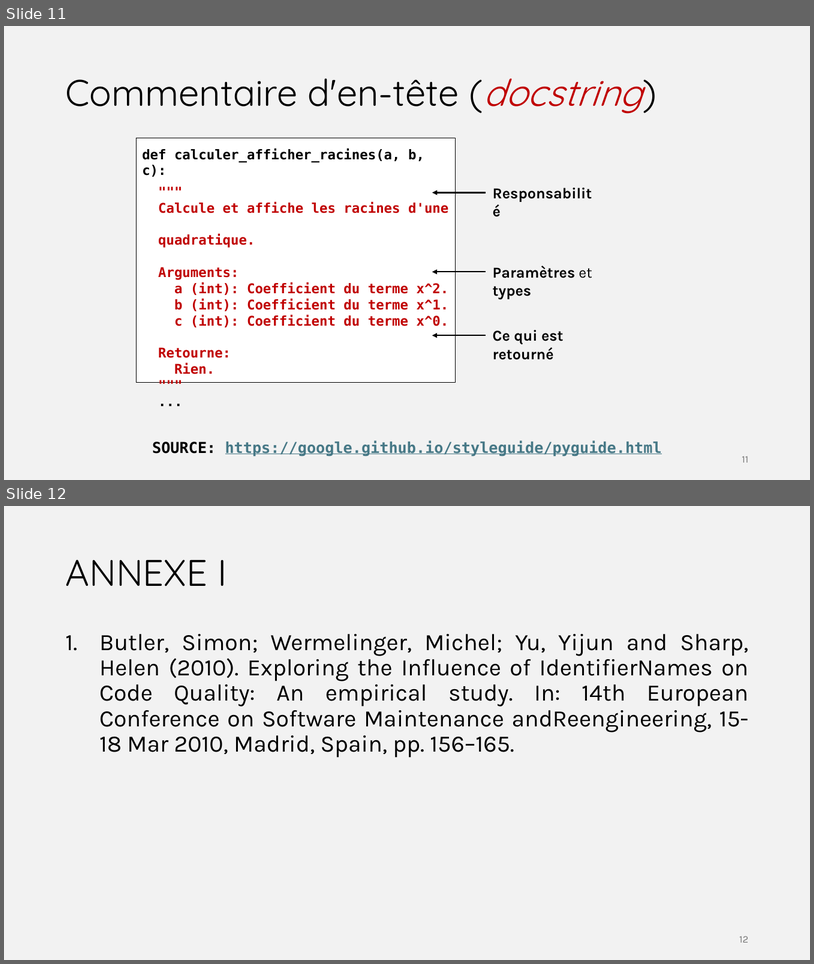
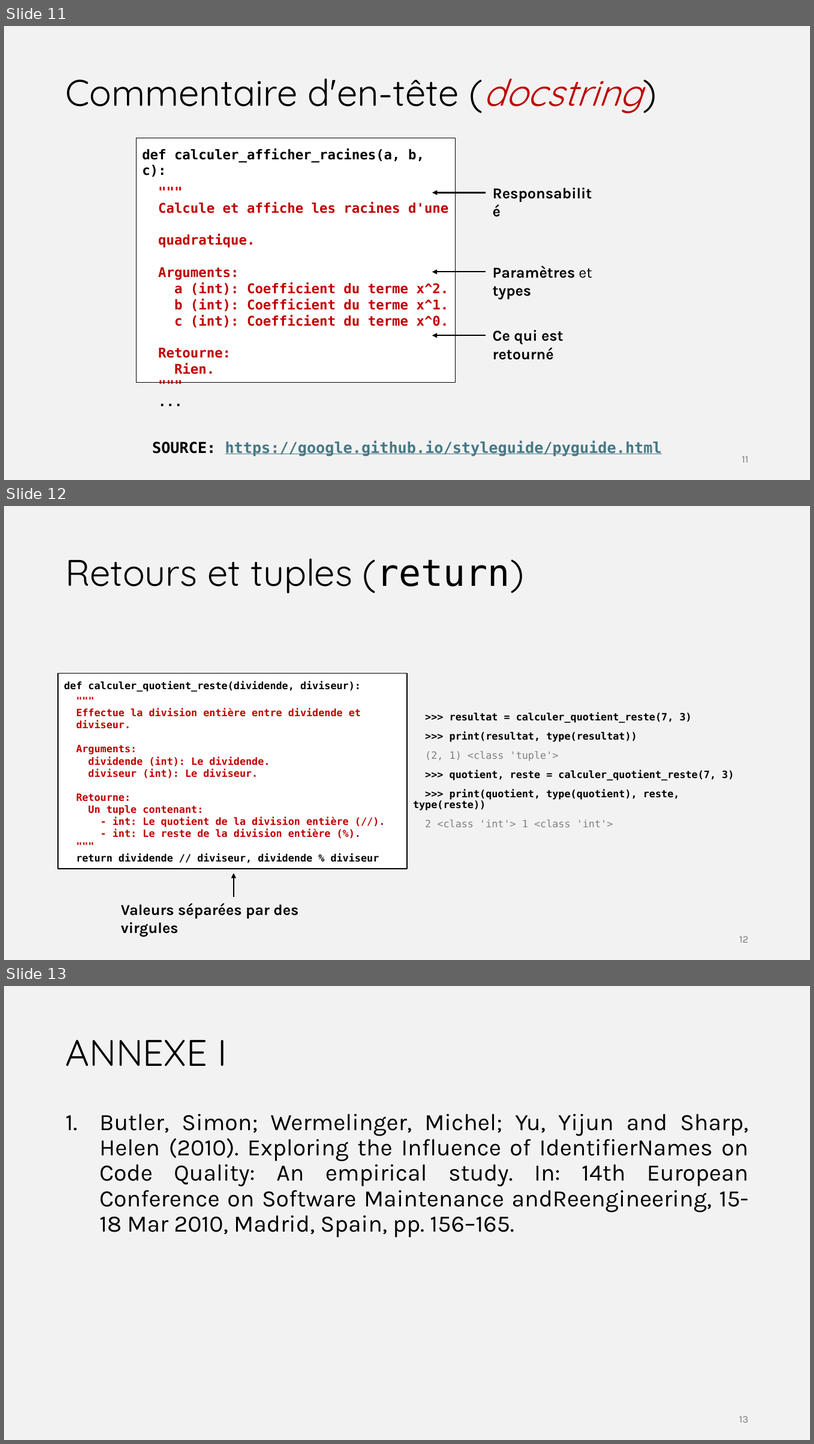
Before and after one commit to iannickgagnon/sagedays_iannick_2026, a slide deck: python_1/presentation_python_1.pptx. Shown one above the other, each under a label of ours: slides 11 and 12 before the commit, slides 11, 12 and 13 after it. The pictures are 814x964 and 814x1444 pixels, drawn with LibreOffice and Linux fonts; fonts in the diff are those of the drawing. Boxes give left, top, right and bottom in pixels: in the first picture for what was removed or moved away, otherwise in the second. Text is boxed around its words. In the diff, an @@ line names an element or a change of style, - is before the commit and + after.

Commit message:
feat: Expand python_1 presentation to slide no.12

```diff
--- a/python_1/presentation_python_1.pptx
+++ b/python_1/presentation_python_1.pptx
@@ slide 12 added at [4,506,810,960], background #F2F2F2 @@
@@ title added at [65,558,524,594], 44 pt, text #000000 @@
+Retours et tuples (return)
@@ rectangle added at [58,673,407,868], fill #FFFFFF, outline #000000 1 pt, 12 pt, text #C00000, bold @@
+def calculer_quotient_reste(dividende, diviseur):
+"""
+Effectue la division entière entre dividende et
+diviseur.
+Arguments:
+dividende (int): Le dividende.
+diviseur (int): Le diviseur.
+Retourne:
+Un tuple contenant:
+- int: Le quotient de la division entière (//).
+- int: Le reste de la division entière (%).
+"""
+return dividende // diviseur, dividende % diviseur
@@ text added at [413,712,734,827], 12 pt, text #000000, bold @@
+>>> resultat = calculer_quotient_reste(7, 3)
+>>> print(resultat, type(resultat))
+(2, 1) <class 'tuple'>
+>>> quotient, reste = calculer_quotient_reste(7, 3)
+>>> print(quotient, type(quotient), reste, type(reste))
+2 <class 'int'> 1 <class 'int'>
@@ arrow added from (234, 897) to (234, 873), #000000 1.5 pt @@
@@ text added at [121,903,299,936], 18 pt, text #000000, bold @@
+Valeurs séparées par des virgules
@@ page number added at [740,936,749,942], 12 pt, text #797979 @@
+12
@@ what was slide 12 is now slide 13 @@
@@ page number at [740,1416,749,1422]: text changed @@
-12
+13
```
